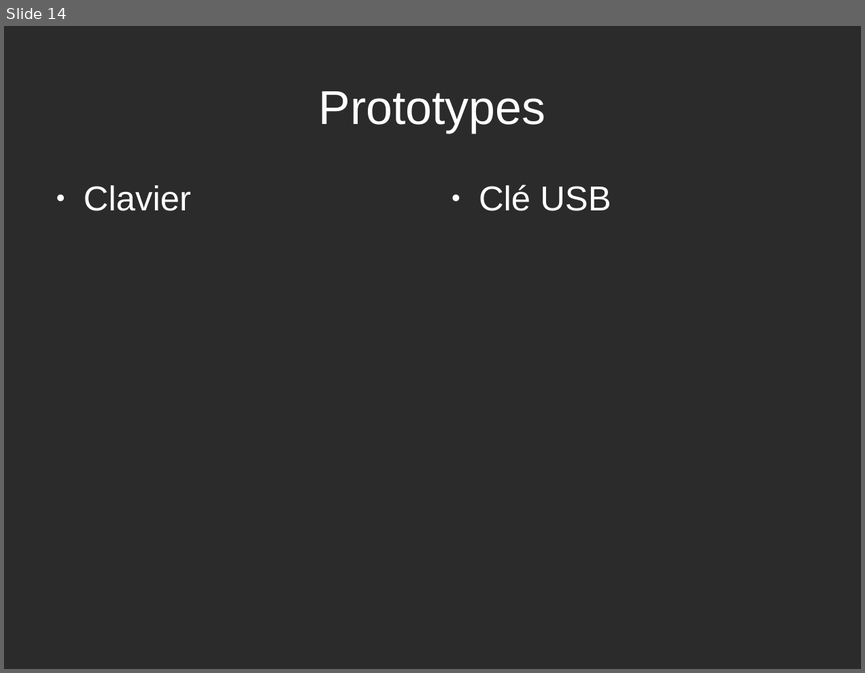
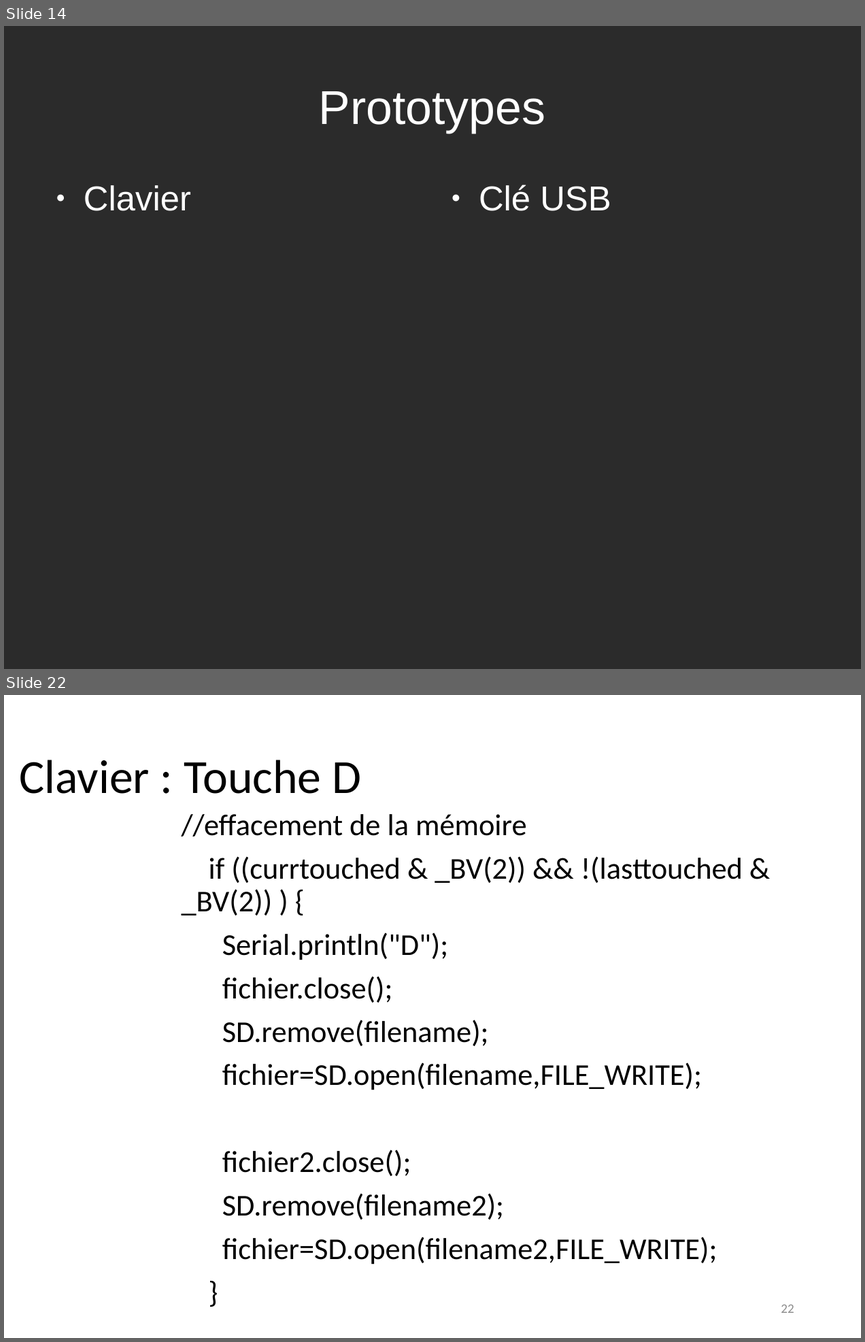
Before and after one commit to rguillomon/IMA3-4_Project, a slide deck: P12(périphUSB).odp. Shown one above the other, each under a label of ours: slide 14 before the commit, slides 14 and 22 after it; the slides between them are not shown. The pictures are 865x673 and 865x1342 pixels, drawn with LibreOffice and Linux fonts; fonts in the diff are those of the drawing; background and template pictures are left out; a plain dark background stands for a picture behind light text. Boxes give left, top, right and bottom in pixels: in the first picture for what was removed or moved away, otherwise in the second. Text is boxed around its words. In the diff, an @@ line names an element or a change of style, - is before the commit and + after.

```diff
--- a/P12(périphUSB).odp
+++ b/P12(périphUSB).odp
@@ slide 22 added at [4, 695, 861, 1338], background #FFFFFF @@
@@ title added at [19, 760, 361, 794], 44 pt, text #000000 @@
+Clavier : Touche D
@@ text added at [181, 814, 742, 1264], 28 pt, text #000000 @@
+//effacement de la mémoire
+if ((currtouched & _BV(2)) && !(lasttouched & _BV(2)) ) {
+Serial.println("D");
+fichier.close();
+SD.remove(filename);
+fichier=SD.open(filename,FILE_WRITE);
+fichier2.close();
+SD.remove(filename2);
+fichier=SD.open(filename2,FILE_WRITE);
+}
@@ page number added at [781, 1304, 793, 1312], 12 pt, text #8B8B8B @@
+22
```
Also in this commit, not shown: 4 slides changed, 7 other slides added, 16 other files.
